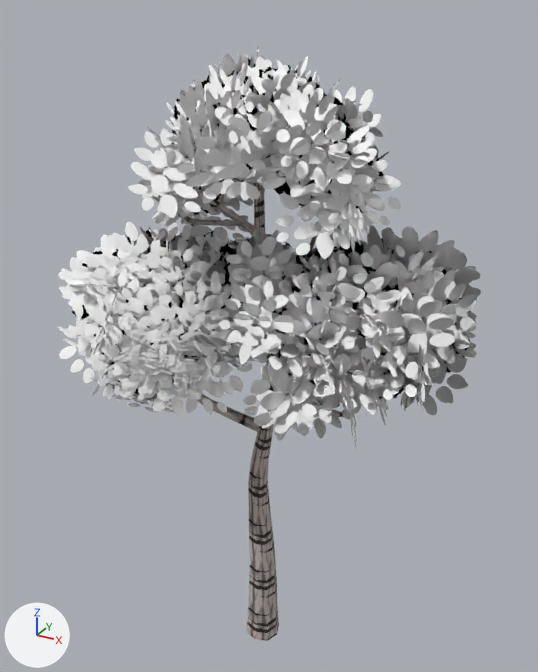
Two versions of the glTF model public/models/qtrees/BirchTree_4.glb, one commit apart.
Before and after are seen from a 50 mm camera at (2.13, -3.77, 4.32) aimed at (0.01, 0.09, 2.39). Lighting does not change. The marker at lower left points along +X, +Y and +Z. The older version comes first. Where no turn or scale is listed for an object, it has been applied to the vertices.

The first picture shows 'BirchTree_4'.
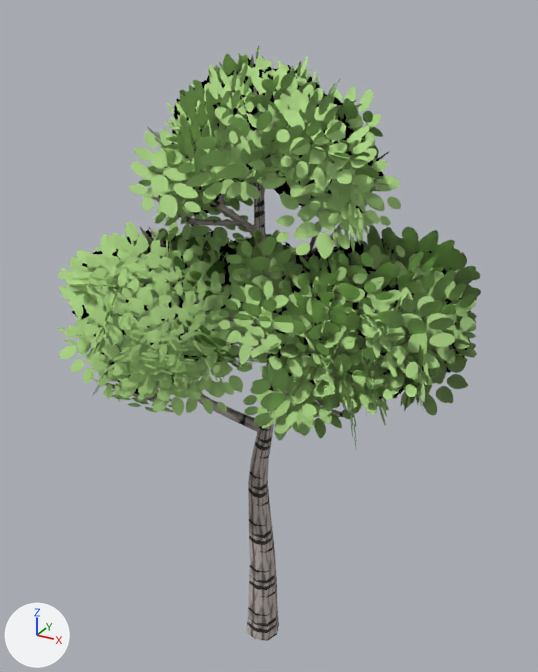
Boxes (x1, y1, x2, y2) around the edits, measured in the pictures (538 x 672 px):
'BirchTree_4', recoloured (grey to green): (58, 46, 481, 447) in both

What changed in the scene script:
```text
Change mat_birchtree_leaves:
    add n5 = _N.new('ShaderNodeMix'); n5.name = 'Mix'
    add n5.data_type = 'RGBA'
    add n5.blend_type = 'MULTIPLY'
    add n5.inputs[0].default_value = 1.0  # 'Factor'
    add n5.inputs[7].default_value = (0.45, 0.72, 0.25, 1.0)  # 'B', green #b3dd89
    where n4 = _N.new('ShaderNodeTexImage'); n4.name = 'Image Texture'
    where n0 = _N.new('ShaderNodeBsdfPrincipled'); n0.name = 'Principled BSDF'
    remove _L.new(n4.outputs[0], n0.inputs[0])  # 'Color' to 'Base Color'
    add _L.new(n5.outputs[2], n0.inputs[0])  # 'Result' to 'Base Color'
    add _L.new(n4.outputs[0], n5.inputs[6])  # 'Color' to 'A'
```
